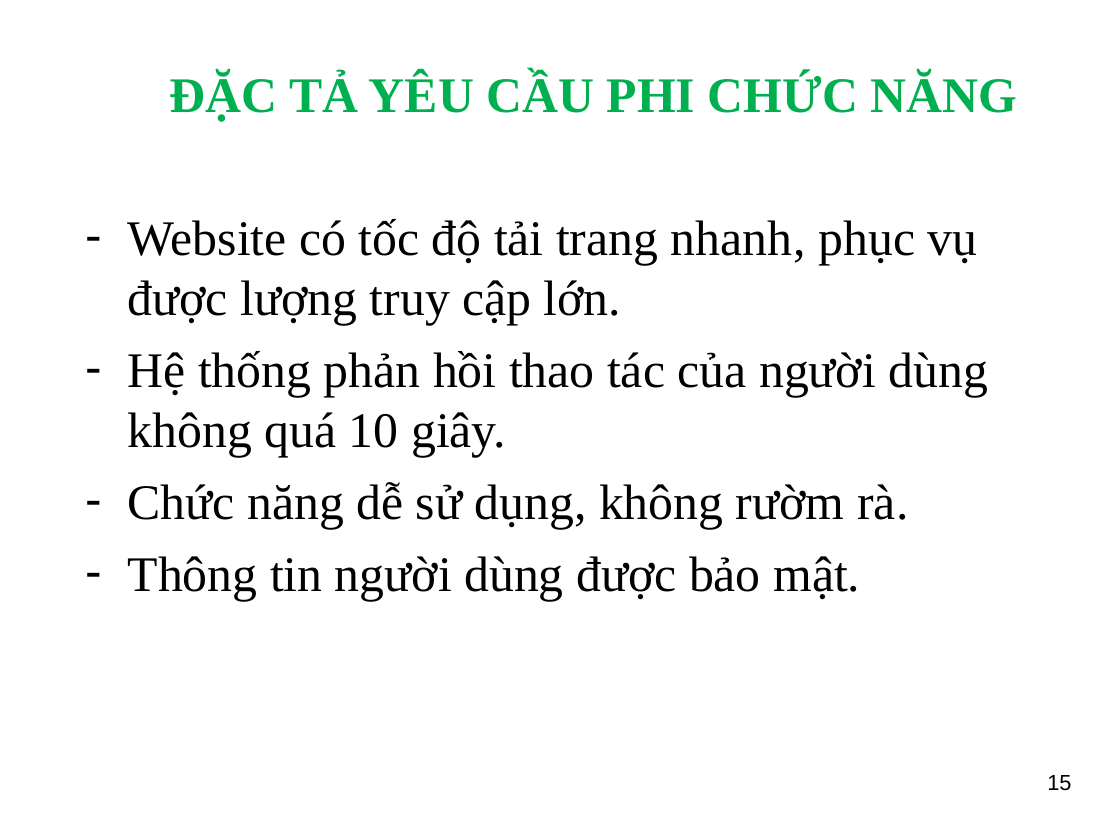
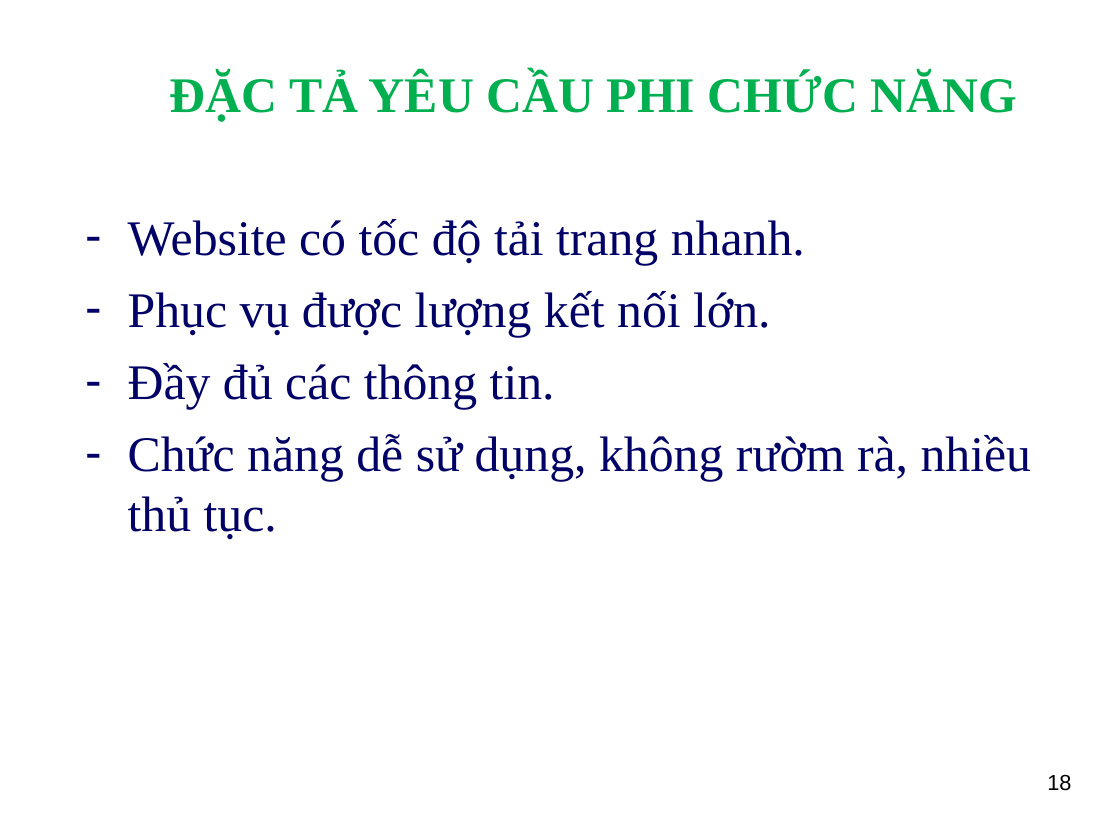
Before and after one commit to ngthuc/graduation-thesis, a slide deck: slide 18 of DOCUMENTS/documentations/Slide_HethongQuanlyProfileVienchucKhoaCNTT-TT_LeNguyenThucB1400731.ppt (slide 15 before the commit). Drawn at 1120x840 pixels with LibreOffice and Linux fonts; fonts in the diff are those of the drawing; background and template pictures are left out. Boxes give left, top, right and bottom in pixels: in the first picture for what was removed or moved away, otherwise in the second. Text is boxed around its words. In the diff, an @@ line names an element or a change of style, - is before the commit and + after.

```diff
--- a/DOCUMENTS/documentations/Slide_HethongQuanlyProfileVienchucKhoaCNTT-TT_LeNguyenThucB1400731.ppt
+++ b/DOCUMENTS/documentations/Slide_HethongQuanlyProfileVienchucKhoaCNTT-TT_LeNguyenThucB1400731.ppt
@@ text at bbox=[128, 219, 1032, 540]: text changed; text colour #000000 to #000066 @@
-– Website có tốc độ tải trang nhanh, phục vụ được lượng truy cập lớn.
-– Hệ thống phản hồi thao tác của người dùng không quá 10 giây.
-– Chức năng dễ sử dụng, không rườm rà.
-– Thông tin người dùng được bảo mật.
+– Website có tốc độ tải trang nhanh.
+– Phục vụ được lượng kết nối lớn.
+– Đầy đủ các thông tin.
+– Chức năng dễ sử dụng, không rườm rà, nhiều thủ tục.
@@ page number at bbox=[1047, 774, 1071, 791]: text changed @@
-15
+18
```
Also in this commit, not shown: 7 other slides changed, 10 slides added, 7 slides removed, 2 other files.
